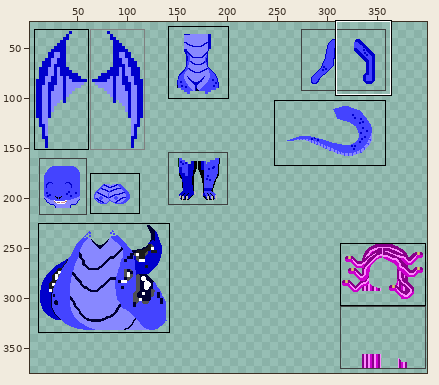
Two versions of one sprite sheet, cocspred/res/charview/scales.png. Above, an overview of the earlier version with the close-up marked.
Close-up. Before:
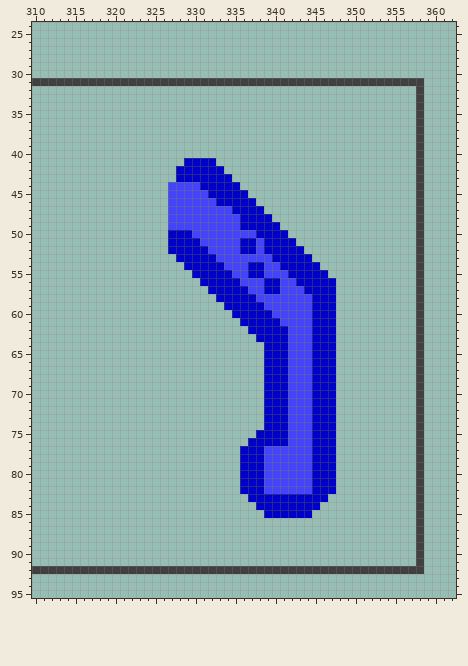
The file is 400x400 pixels. Pixels under 10% opacity are left out. Colours within 5 levels of each other are drawn and written as one. Shown: x 310..362, y 24..95. The wide view leaves out empty margins.
New version:
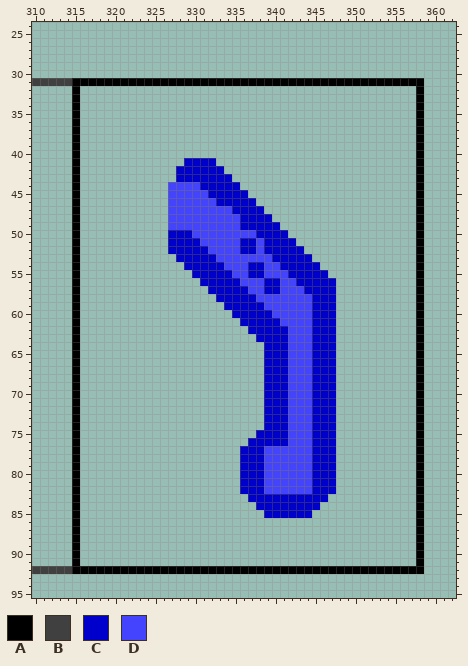
Palette (. is transparent): A #000000  B #404040  C #0000cc  D #4444ff
The exact change:
@@ x 310..362 @@
 30 .....................................................
-31 BBBBBBBBBBBBBBBBBBBBBBBBBBBBBBBBBBBBBBBBBBBBBBBBB....
-32 ................................................B....
-33 ................................................B....
-34 ................................................B....
-35 ................................................B....
-36 ................................................B....
-37 ................................................B....
-38 ................................................B....
-39 ................................................B....
-40 ................................................B....
-41 ...................CCCC.........................B....
-42 ..................CCCCCC........................B....
-43 ..................CCCCCCC.......................B....
-44 .................DDDDCCCCC......................B....
-45 .................DDDDDCCCCC.....................B....
-46 .................DDDDDDCCCCC....................B....
-47 .................DDDDDDDDCCCC...................B....
-48 .................DDDDDDDDDCCCC..................B....
-49 .................DDDDDDDDDCCCCC.................B....
-50 .................CCCDDDDDDDDCCCC................B....
-51 .................CCCCDDDDDCCDCCCC...............B....
-52 .................CCCCCDDDDCCDCCCCC..............B....
-53 ..................CCCCCDDDDDDDCCCCC.............B....
-54 ...................CCCCCDDDCCDDCCCCC............B....
-55 ....................CCCCCDDCCDDDCCCCC...........B....
-56 .....................CCCCCDDDCCDDCCCCC..........B....
-57 ......................CCCCCDDCCDDDCCCC..........B....
-58 .......................CCCCCDDDDDDDCCC..........B....
-59 ........................CCCCCDDDDDDCCC..........B....
-60 .........................CCCCCDDDDDCCC..........B....
-61 ..........................CCCCCDDDDCCC..........B....
-62 ...........................CCCCCDDDCCC..........B....
-63 ............................CCCCDDDCCC..........B....
-64 .............................CCCDDDCCC..........B....
-65 .............................CCCDDDCCC..........B....
-66 .............................CCCDDDCCC..........B....
-67 .............................CCCDDDCCC..........B....
-68 .............................CCCDDDCCC..........B....
-69 .............................CCCDDDCCC..........B....
-70 .............................CCCDDDCCC..........B....
-71 .............................CCCDDDCCC..........B....
-72 .............................CCCDDDCCC..........B....
-73 .............................CCCDDDCCC..........B....
-74 .............................CCCDDDCCC..........B....
-75 ............................CCCCDDDCCC..........B....
-76 ...........................CCCCCDDDCCC..........B....
-77 ..........................CCCDDDDDDCCC..........B....
-78 ..........................CCCDDDDDDCCC..........B....
-79 ..........................CCCDDDDDDCCC..........B....
-80 ..........................CCCDDDDDDCCC..........B....
-81 ..........................CCCDDDDDDCCC..........B....
-82 ..........................CCCDDDDDDCCC..........B....
-83 ...........................CCCCCCCCCC...........B....
-84 ............................CCCCCCCC............B....
-85 .............................CCCCCC.............B....
-86 ................................................B....
-87 ................................................B....
-88 ................................................B....
-89 ................................................B....
-90 ................................................B....
-91 ................................................B....
-92 BBBBBBBBBBBBBBBBBBBBBBBBBBBBBBBBBBBBBBBBBBBBBBBBB....
+31 BBBBBAAAAAAAAAAAAAAAAAAAAAAAAAAAAAAAAAAAAAAAAAAAA....
+32 .....A..........................................A....
+33 .....A..........................................A....
+34 .....A..........................................A....
+35 .....A..........................................A....
+36 .....A..........................................A....
+37 .....A..........................................A....
+38 .....A..........................................A....
+39 .....A..........................................A....
+40 .....A..........................................A....
+41 .....A.............CCCC.........................A....
+42 .....A............CCCCCC........................A....
+43 .....A............CCCCCCC.......................A....
+44 .....A...........DDDDCCCCC......................A....
+45 .....A...........DDDDDCCCCC.....................A....
+46 .....A...........DDDDDDCCCCC....................A....
+47 .....A...........DDDDDDDDCCCC...................A....
+48 .....A...........DDDDDDDDDCCCC..................A....
+49 .....A...........DDDDDDDDDCCCCC.................A....
+50 .....A...........CCCDDDDDDDDCCCC................A....
+51 .....A...........CCCCDDDDDCCDCCCC...............A....
+52 .....A...........CCCCCDDDDCCDCCCCC..............A....
+53 .....A............CCCCCDDDDDDDCCCCC.............A....
+54 .....A.............CCCCCDDDCCDDCCCCC............A....
+55 .....A..............CCCCCDDCCDDDCCCCC...........A....
+56 .....A...............CCCCCDDDCCDDCCCCC..........A....
+57 .....A................CCCCCDDCCDDDCCCC..........A....
+58 .....A.................CCCCCDDDDDDDCCC..........A....
+59 .....A..................CCCCCDDDDDDCCC..........A....
+60 .....A...................CCCCCDDDDDCCC..........A....
+61 .....A....................CCCCCDDDDCCC..........A....
+62 .....A.....................CCCCCDDDCCC..........A....
+63 .....A......................CCCCDDDCCC..........A....
+64 .....A.......................CCCDDDCCC..........A....
+65 .....A.......................CCCDDDCCC..........A....
+66 .....A.......................CCCDDDCCC..........A....
+67 .....A.......................CCCDDDCCC..........A....
+68 .....A.......................CCCDDDCCC..........A....
+69 .....A.......................CCCDDDCCC..........A....
+70 .....A.......................CCCDDDCCC..........A....
+71 .....A.......................CCCDDDCCC..........A....
+72 .....A.......................CCCDDDCCC..........A....
+73 .....A.......................CCCDDDCCC..........A....
+74 .....A.......................CCCDDDCCC..........A....
+75 .....A......................CCCCDDDCCC..........A....
+76 .....A.....................CCCCCDDDCCC..........A....
+77 .....A....................CCCDDDDDDCCC..........A....
+78 .....A....................CCCDDDDDDCCC..........A....
+79 .....A....................CCCDDDDDDCCC..........A....
+80 .....A....................CCCDDDDDDCCC..........A....
+81 .....A....................CCCDDDDDDCCC..........A....
+82 .....A....................CCCDDDDDDCCC..........A....
+83 .....A.....................CCCCCCCCCC...........A....
+84 .....A......................CCCCCCCC............A....
+85 .....A.......................CCCCCC.............A....
+86 .....A..........................................A....
+87 .....A..........................................A....
+88 .....A..........................................A....
+89 .....A..........................................A....
+90 .....A..........................................A....
+91 .....A..........................................A....
+92 BBBBBAAAAAAAAAAAAAAAAAAAAAAAAAAAAAAAAAAAAAAAAAAAA....
 93 .....................................................
Where, in picture pixels (left, top, right, bottom), the same in both close-ups:
changed: (72, 78, 424, 574)
